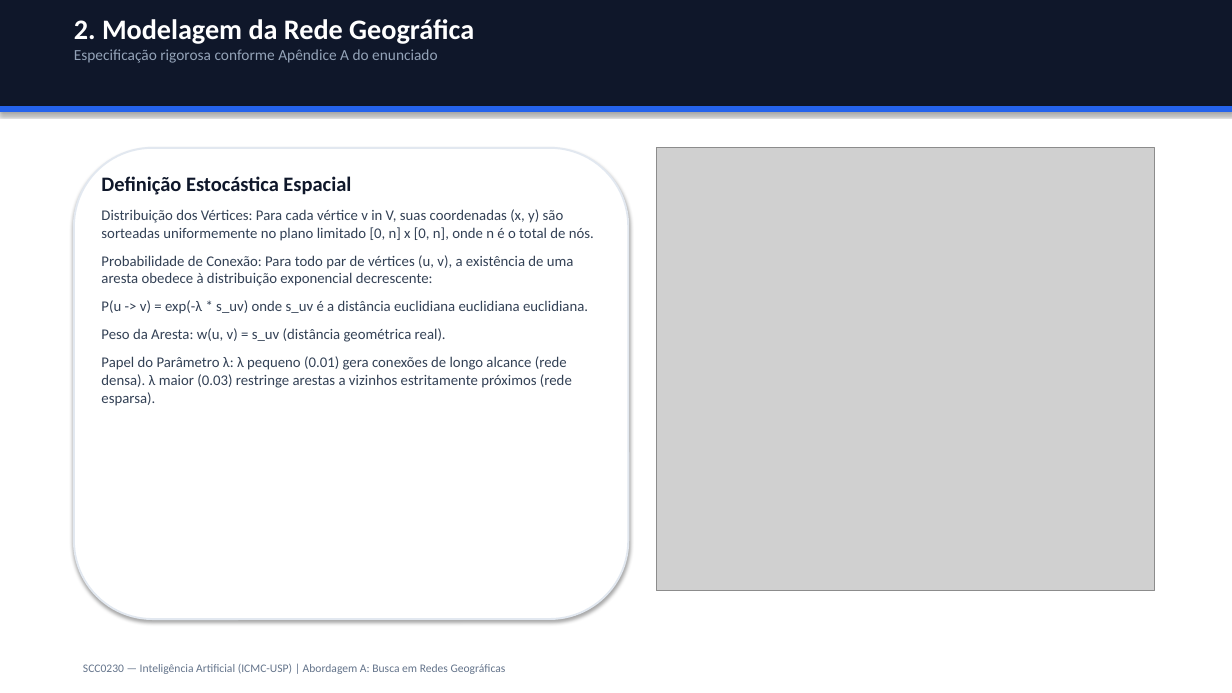
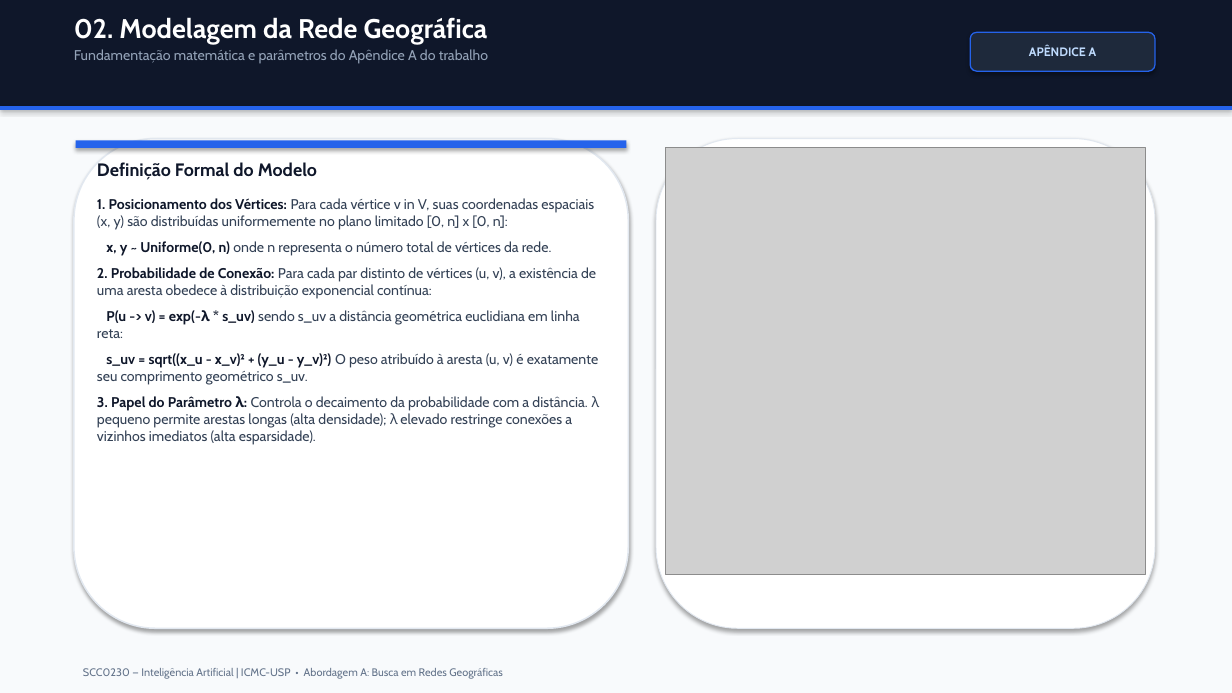
Before and after one commit to pietroggu/rede-geografica-trabalho-ia, a slide deck: slide 3 of outputs/apresentacao_busca_redes.pptx. Drawn at 1232x693 pixels with LibreOffice and Linux fonts; fonts in the diff are those of the drawing; grey boxes stand for pictures. Boxes give left, top, right and bottom in pixels: in the first picture for what was removed or moved away, otherwise in the second. Text is boxed around its words. In the diff, an @@ line names an element or a change of style, - is before the commit and + after.

```diff
--- a/outputs/apresentacao_busca_redes.pptx
+++ b/outputs/apresentacao_busca_redes.pptx
@@ rectangle: place and size @@
-rectangle at [0,106,1232,112]
+rectangle at [0,0,1232,106]
@@ rectangle at [0,0,1232,106]: fill #2563EB to #0F172A; outline #2563EB 0.75 pt to none @@
@@ rectangle: place and size @@
-rectangle at [0,0,1232,106]
+rectangle at [0,0,1232,693]
@@ rectangle at [0,0,1232,693]: fill #0F172A to #F8FAFC; outline #0F172A 0.75 pt to none @@
@@ text at [74,17,488,64]: text changed; size 12 to 11 pt; font Calibri to Cabin @@
-2. Modelagem da Rede Geográfica
-Especificação rigorosa conforme Apêndice A do enunciado
+02. Modelagem da Rede Geográfica
+Fundamentação matemática e parâmetros do Apêndice A do trabalho
@@ rounded rectangle added at [970,32,1155,71], fill #1E293B, outline #2563EB 1 pt, 9.5 pt, text #BFDBFE, bold @@
+APÊNDICE A
@@ rectangle added at [0,106,1232,110], fill #2563EB @@
@@ rounded rectangle: place and size @@
-rounded rectangle at [74,148,628,619]
+rounded rectangle at [74,139,628,628]
@@ rounded rectangle at [74,139,628,628]: outline #E2E8F0 1.5 pt to #E2E8F0 1.2 pt @@
@@ rectangle added at [76,140,627,148], fill #2563EB @@
@@ rounded rectangle added at [656,139,1155,628], fill #FFFFFF, outline #E2E8F0 0.75 pt @@
@@ picture: place and size @@
-picture at [656,148,1155,592]
+picture at [665,148,1146,575]
@@ text at [97,162,600,445]: text changed; size 11.5 to 11 pt; font Calibri to Cabin @@
-Definição Estocástica Espacial
-Distribuição dos Vértices: Para cada vértice v in V, suas coordenadas (x, y) são sorteadas uniformemente no plano limitado [0, n] x [0, n], onde n é o total de nós.
-Probabilidade de Conexão: Para todo par de vértices (u, v), a existência de uma aresta obedece à distribuição exponencial decrescente:
-P(u -> v) = exp(-λ * s_uv) onde s_uv é a distância euclidiana euclidiana euclidiana.
-Peso da Aresta: w(u, v) = s_uv (distância geométrica real).
-Papel do Parâmetro λ: λ pequeno (0.01) gera conexões de longo alcance (rede densa). λ maior (0.03) restringe arestas a vizinhos estritamente próximos (rede esparsa).
+Definição Formal do Modelo
+1. Posicionamento dos Vértices: Para cada vértice v in V, suas coordenadas espaciais (x, y) são distribuídas uniformemente no plano limitado [0, n] x [0, n]:
+x, y ~ Uniforme(0, n) onde n representa o número total de vértices da rede.
+2. Probabilidade de Conexão: Para cada par distinto de vértices (u, v), a existência de uma aresta obedece à distribuição exponencial contínua:
+P(u -> v) = exp(-λ * s_uv) sendo s_uv a distância geométrica euclidiana em linha reta:
+s_uv = sqrt((x_u - x_v)² + (y_u - y_v)²) O peso atribuído à aresta (u, v) é exatamente seu comprimento geométrico s_uv.
+3. Papel do Parâmetro λ: Controla o decaimento da probabilidade com a distância. λ pequeno permite arestas longas (alta densidade); λ elevado restringe conexões a vizinhos imediatos (alta esparsidade).
@@ text at [83,668,503,679]: text changed; size 9 to 8.5 pt; font Calibri to Cabin @@
-SCC0230 — Inteligência Artificial (ICMC-USP) | Abordagem A: Busca em Redes Geográficas
+SCC0230 — Inteligência Artificial | ICMC-USP • Abordagem A: Busca em Redes Geográficas
```
Also in this commit, not shown: 11 other slides changed, 11 other files.
